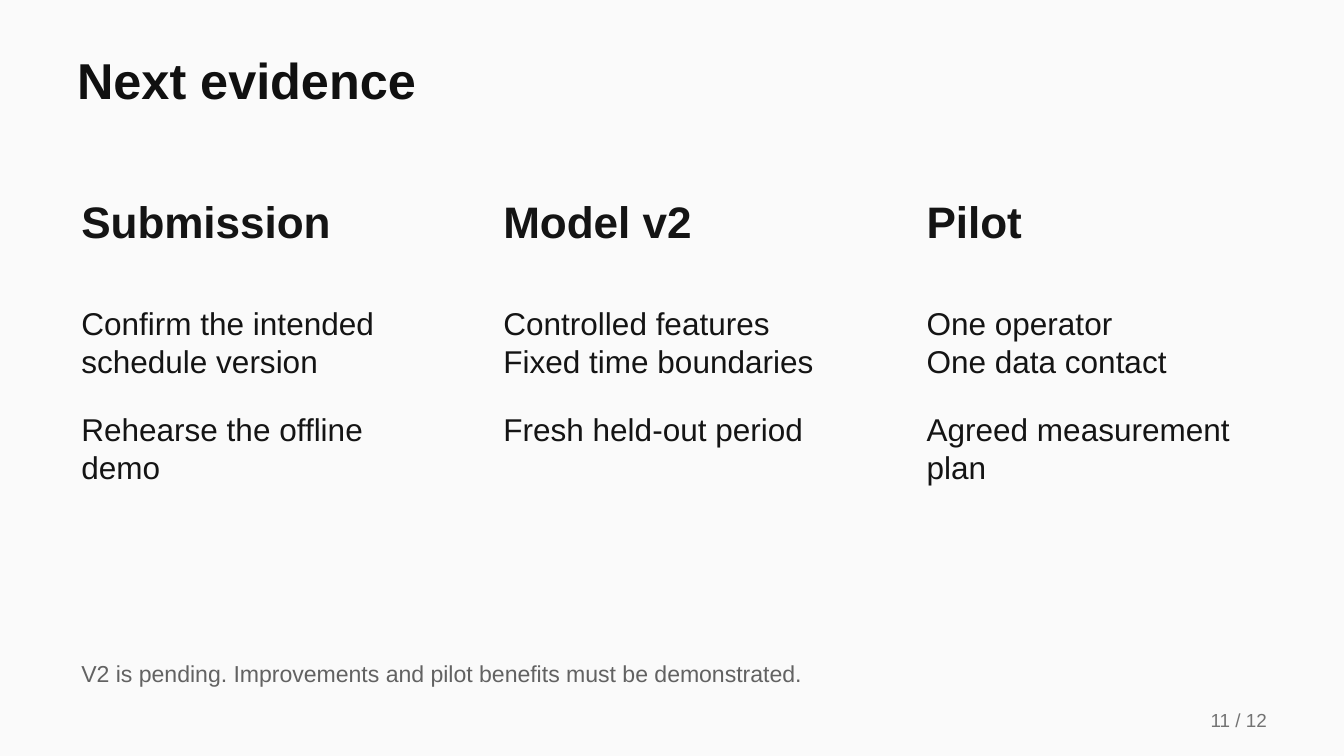
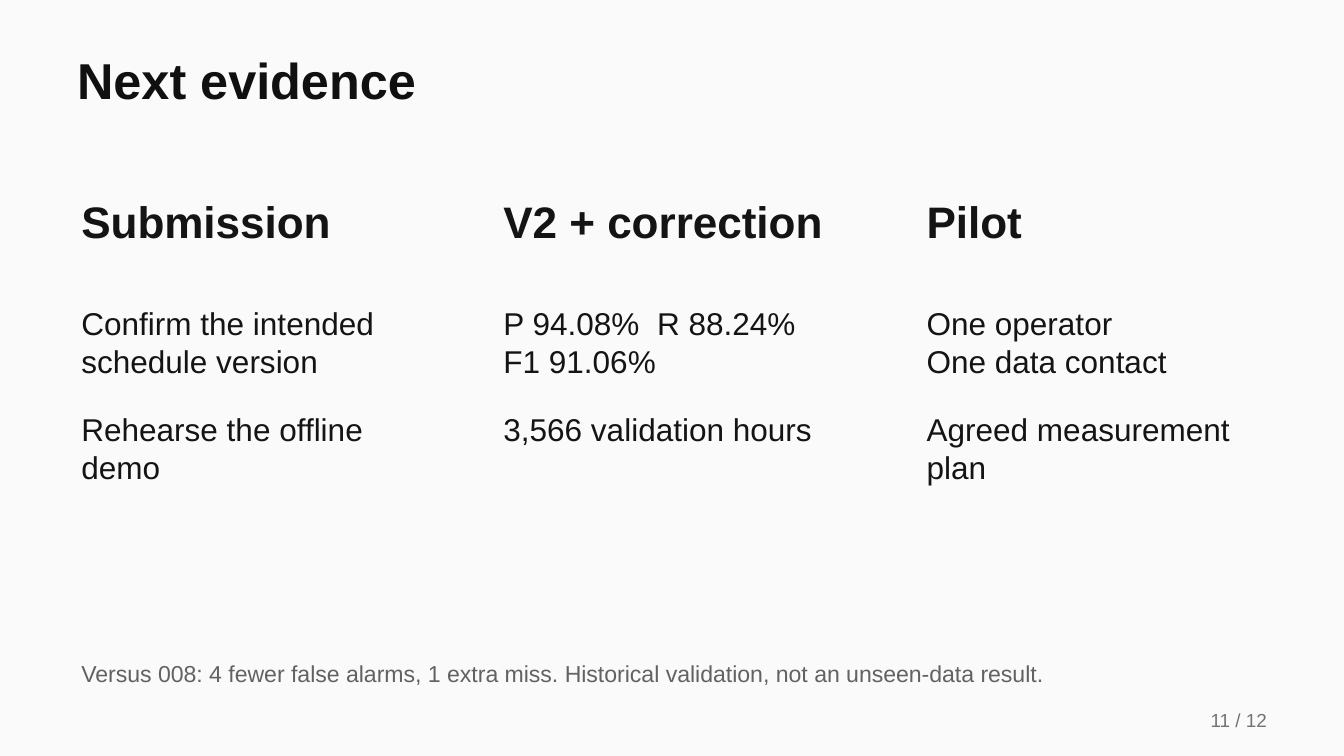
Before and after one commit to stefanosbordea/actina, a slide deck: slide 11 of app/delivery/Aktina-Pafos-2026.pptx. Drawn at 1344x756 pixels with LibreOffice and Linux fonts; fonts in the diff are those of the drawing. Boxes give left, top, right and bottom in pixels: in the first picture for what was removed or moved away, otherwise in the second. Text is boxed around its words. In the diff, an @@ line names an element or a change of style, - is before the commit and + after.

```diff
--- a/app/delivery/Aktina-Pafos-2026.pptx
+++ b/app/delivery/Aktina-Pafos-2026.pptx
@@ text at (x1=503, y1=206, x2=822, y2=239): text changed @@
-Model v2
+V2 + correction
@@ text at (x1=503, y1=313, x2=812, y2=445): text changed @@
-Controlled features
-Fixed time boundaries
-Fresh held-out period
+P 94.08% R 88.24%
+F1 91.06%
+3,566 validation hours
@@ text at (x1=81, y1=665, x2=1044, y2=685): text changed @@
-V2 is pending. Improvements and pilot benefits must be demonstrated.
+Versus 008: 4 fewer false alarms, 1 extra miss. Historical validation, not an unseen-data result.
```
Also in this commit, not shown: 1 other slide changed, 31 other files.
